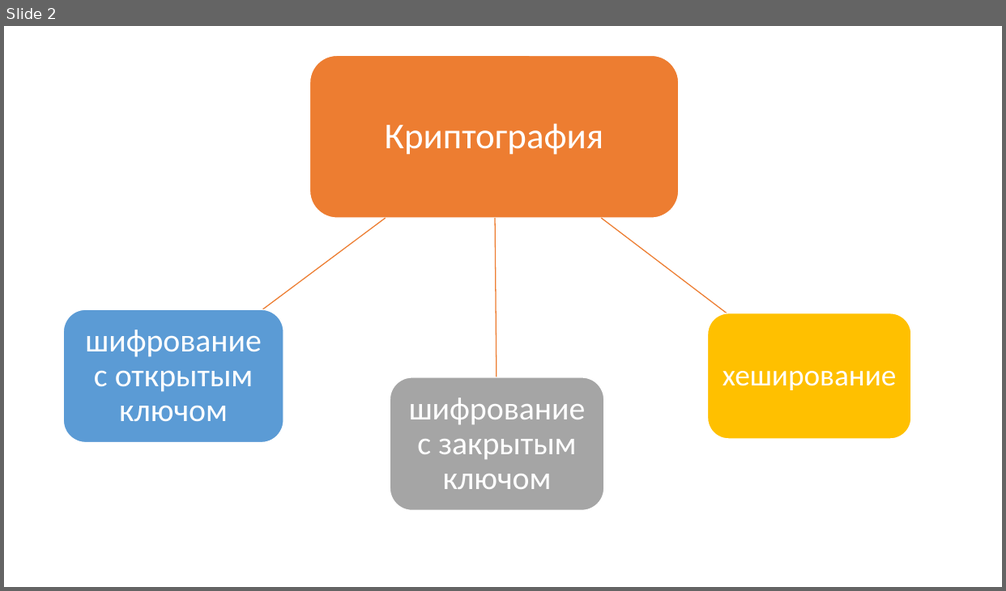
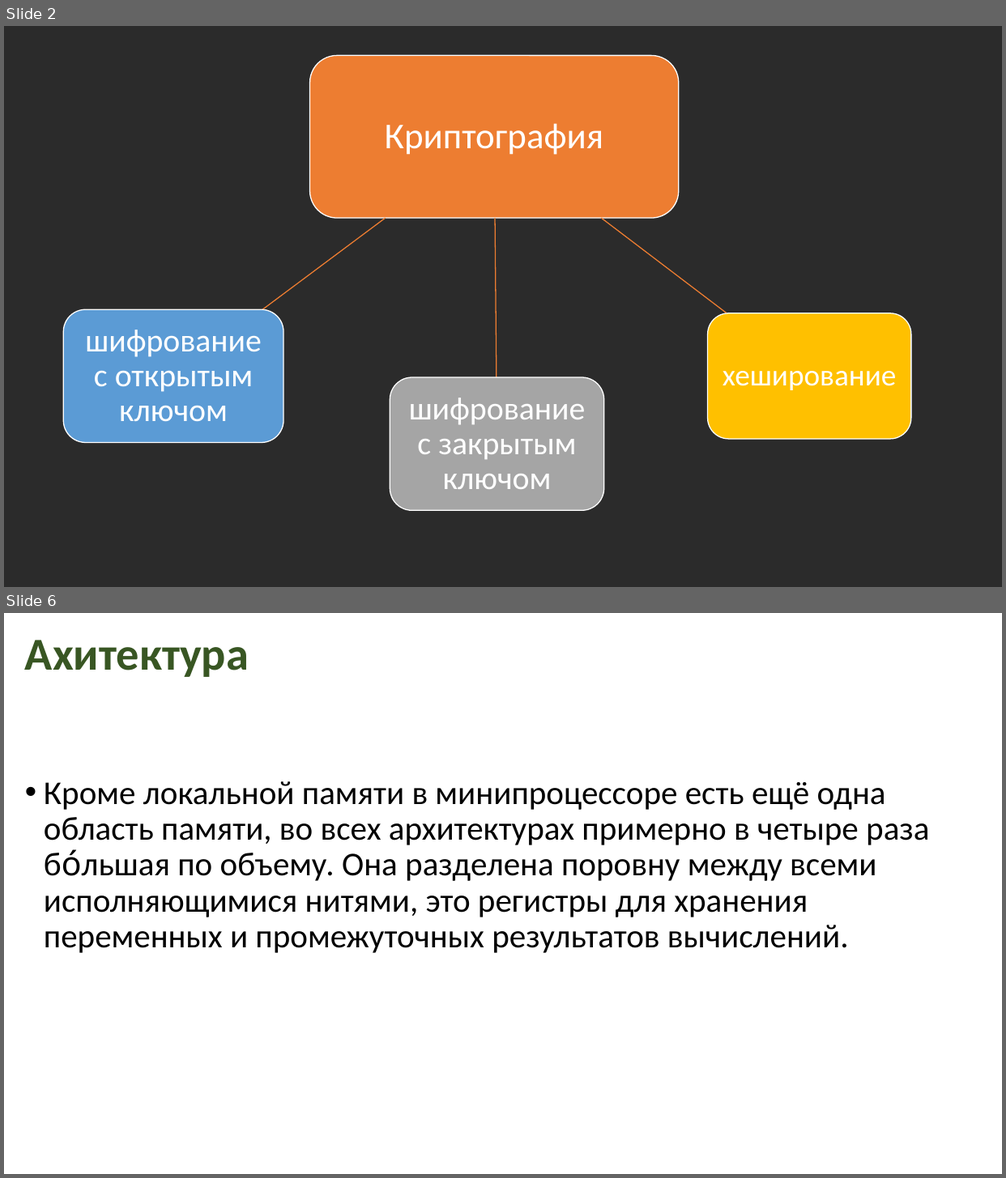
Before and after one commit to MamonovaMaria/Criptography, a slide deck: Взломы с GPU/Атаки с GPU.pptx. Shown one above the other, each under a label of ours: slide 2 before the commit, slides 2 and 6 after it; the slides between them are not shown. The pictures are 1006x591 and 1006x1178 pixels, drawn with LibreOffice and Linux fonts; fonts in the diff are those of the drawing; background and template pictures are left out; a plain dark background stands for a picture behind light text. Boxes give left, top, right and bottom in pixels: in the first picture for what was removed or moved away, otherwise in the second. Text is boxed around its words. In the diff, an @@ line names an element or a change of style, - is before the commit and + after.

```diff
--- a/Взломы с GPU/Атаки с GPU.pptx
+++ b/Взломы с GPU/Атаки с GPU.pptx
@@ slide 6 added at [4, 613, 1002, 1174], background picture (left out) @@
@@ title added at [25, 640, 249, 677], 44 pt, text #385723, bold @@
+Ахитектура
@@ text added at [44, 781, 929, 953], 32 pt, text #000000 @@
+• Кроме локальной памяти в минипроцессоре есть ещё одна область памяти, во всех архитектурах примерно в четыре раза бо́льшая по объему. Она разделена поровну между всеми исполняющимися нитями, это регистры для хранения переменных и промежуточных результатов вычислений.
@@ slide 2 changed as well @@
@@ background #FFFFFF to picture (left out) @@
```
Also in this commit, not shown: 1 other slide changed, 17 other slides added, 9 slides removed, 4 other files.
